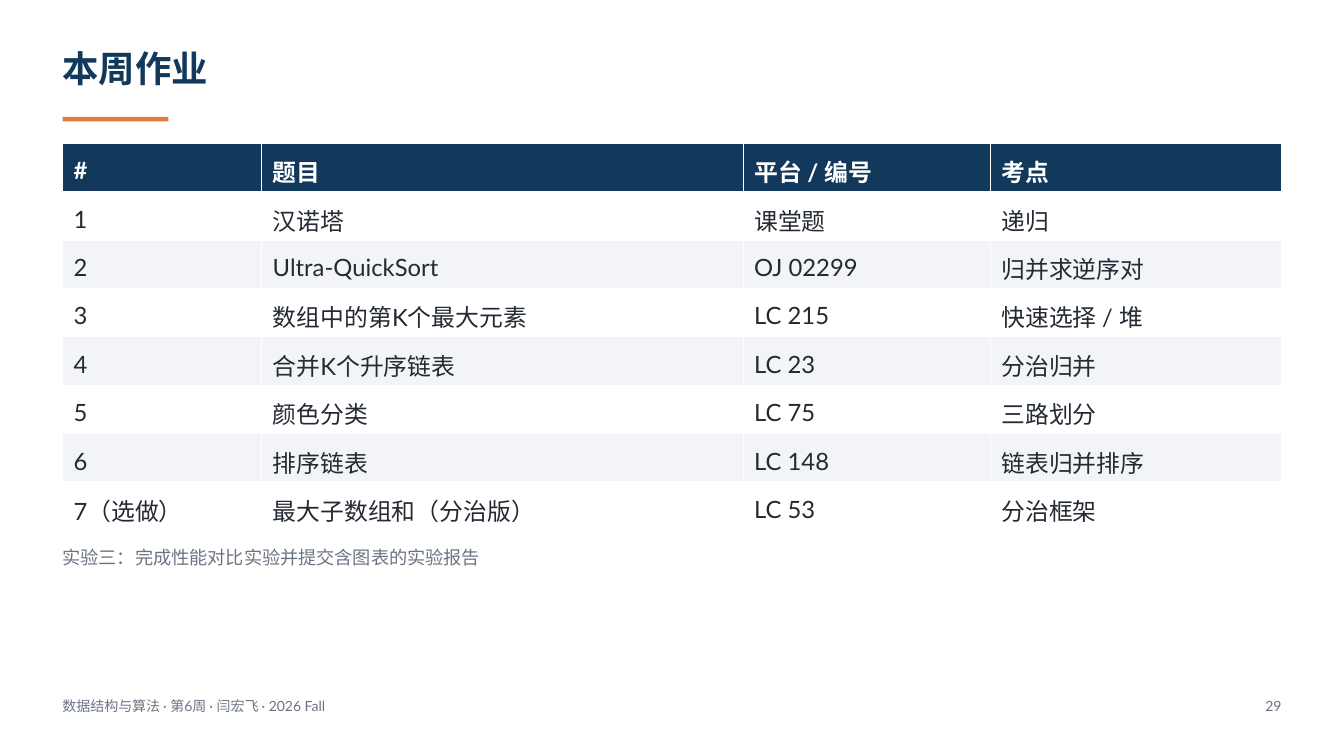
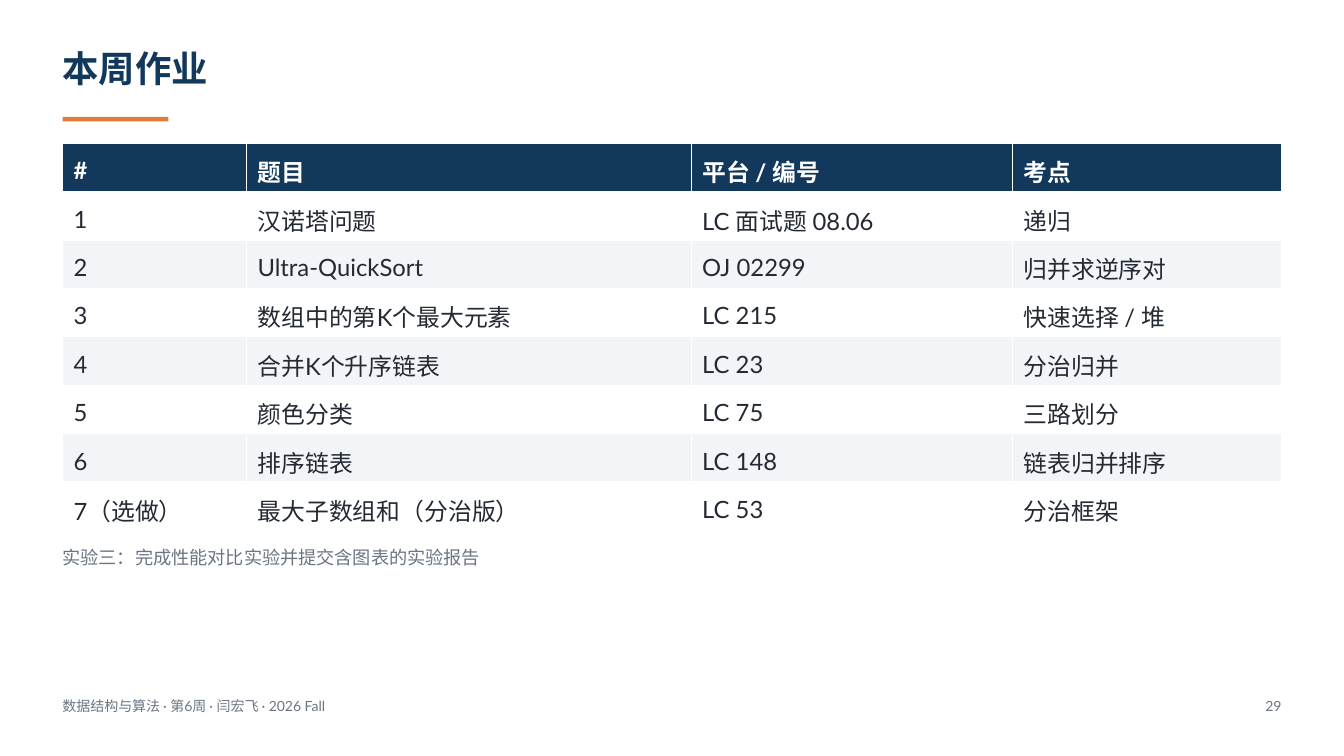
Before and after one commit to GMyhf/2026fall-cs201cq, a slide deck: slide 29 of courseware/202610_DSA_W06_Recursion_Divide_Sorting.pptx. Drawn at 1344x756 pixels with LibreOffice and Linux fonts; fonts in the diff are those of the drawing. Boxes give left, top, right and bottom in pixels: in the first picture for what was removed or moved away, otherwise in the second. Text is boxed around its words. In the diff, an @@ line names an element or a change of style, - is before the commit and + after.

```diff
--- a/courseware/202610_DSA_W06_Recursion_Divide_Sorting.pptx
+++ b/courseware/202610_DSA_W06_Recursion_Divide_Sorting.pptx
@@ table at (63,143,1281,530) @@
-row 2, column 2: 汉诺塔
+row 2, column 2: 汉诺塔问题
-row 2, column 3: 课堂题
+row 2, column 3: LC 面试题 08.06
```
Also in this commit, not shown: 9 other files.
